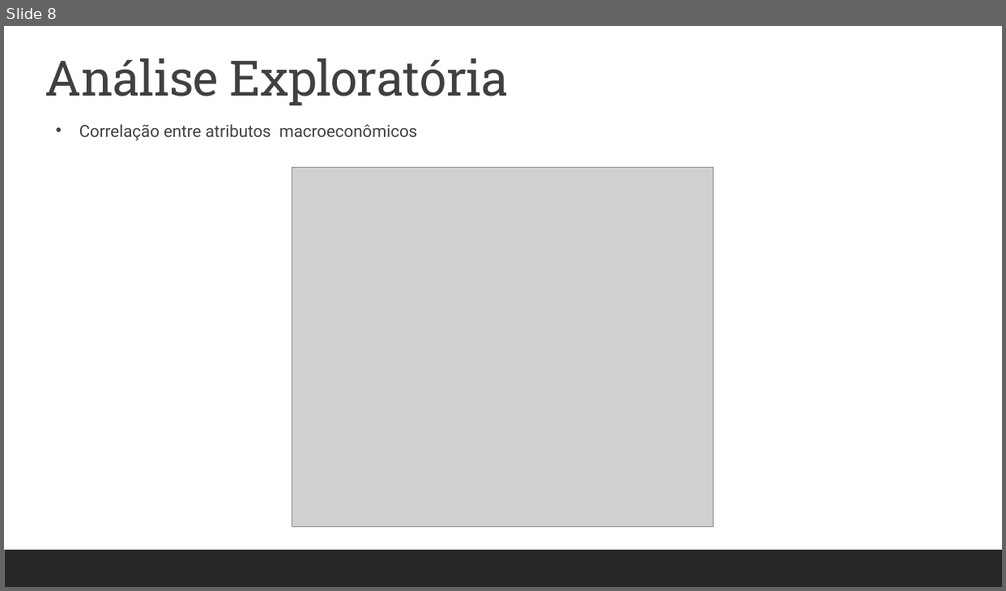
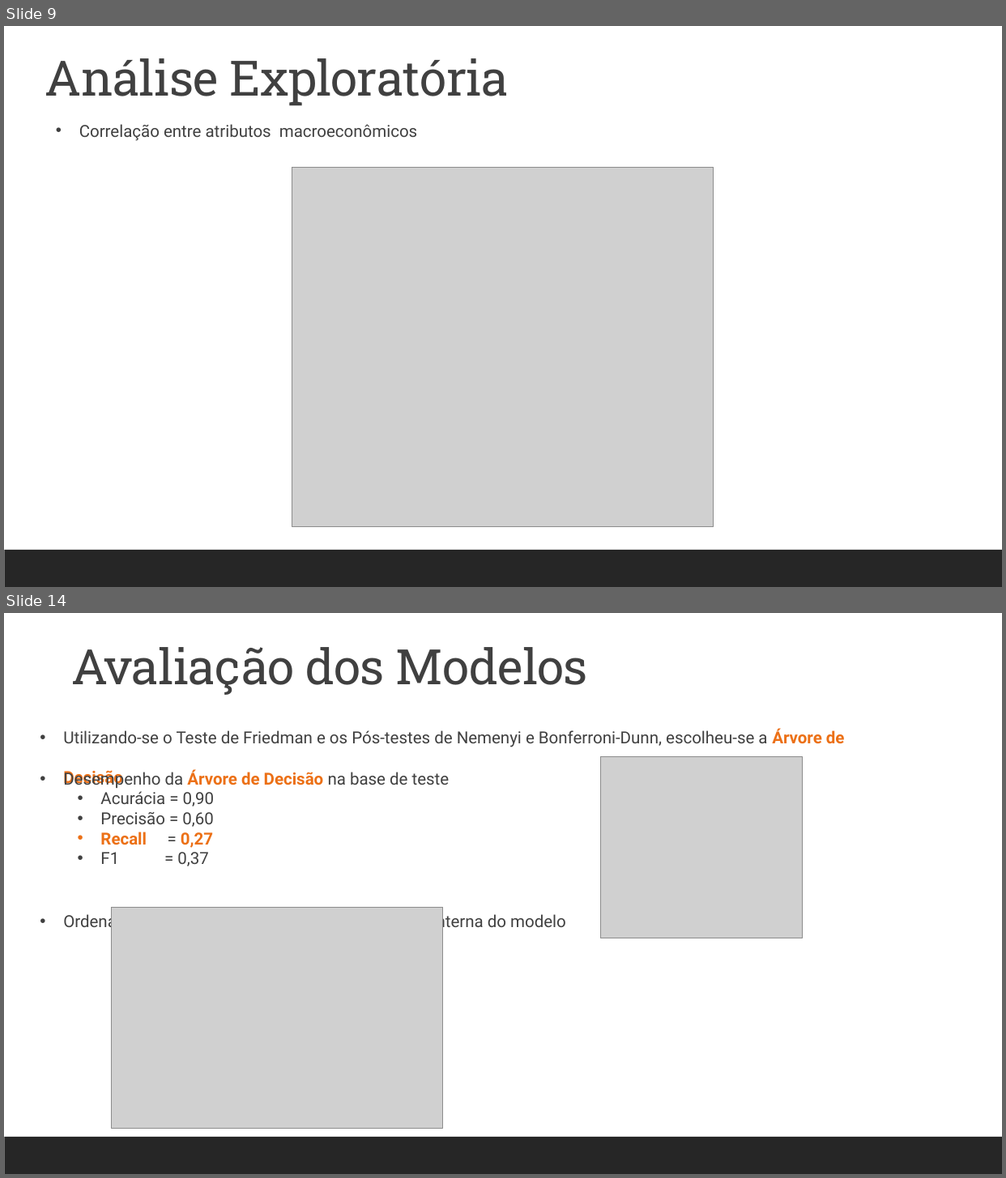
Before and after one commit to pedrosouzalv/PO-233, a slide deck: Projeto de PO-233.pptx. Shown one above the other, each under a label of ours: slide 8 before the commit, slides 9 and 14 after it; the slides between them are not shown. The pictures are 1006x591 and 1006x1178 pixels, drawn with LibreOffice and Linux fonts; fonts in the diff are those of the drawing; grey boxes stand for pictures. Boxes give left, top, right and bottom in pixels: in the first picture for what was removed or moved away, otherwise in the second. Text is boxed around its words. In the diff, an @@ line names an element or a change of style, - is before the commit and + after.

```diff
--- a/Projeto de PO-233.pptx
+++ b/Projeto de PO-233.pptx
@@ slide 14 added at (x1=4, y1=613, x2=1002, y2=1174), background #FFFFFF; not listed: 1 template element that a slide beside it also shows @@
@@ text added at (x1=71, y1=647, x2=587, y2=695), 47 pt, text #404040 @@
+Avaliação dos Modelos
@@ text added at (x1=63, y1=728, x2=845, y2=788), 16 pt, text #404040 @@
+• Utilizando-se o Teste de Friedman e os Pós-testes de Nemenyi e Bonferroni-Dunn, escolheu-se a Árvore de Decisão
@@ picture added at (x1=601, y1=756, x2=803, y2=939) @@
@@ text added at (x1=63, y1=769, x2=450, y2=867), 16 pt, text #404040 @@
+• Desempenho da Árvore de Decisão na base de teste
+  • Acurácia = 0,90
+  • Precisão = 0,60
+  • Recall = 0,27
+  • F1 = 0,37
@@ text added at (x1=63, y1=912, x2=566, y2=932), 16 pt, text #404040 @@
+• Ordenação do público com base na probabilidade interna do modelo
@@ picture added at (x1=111, y1=907, x2=443, y2=1128) @@
@@ what was slide 8 is now slide 9 @@
```
Also in this commit, not shown: 2 slides changed, 11 other slides added, 6 other files.
